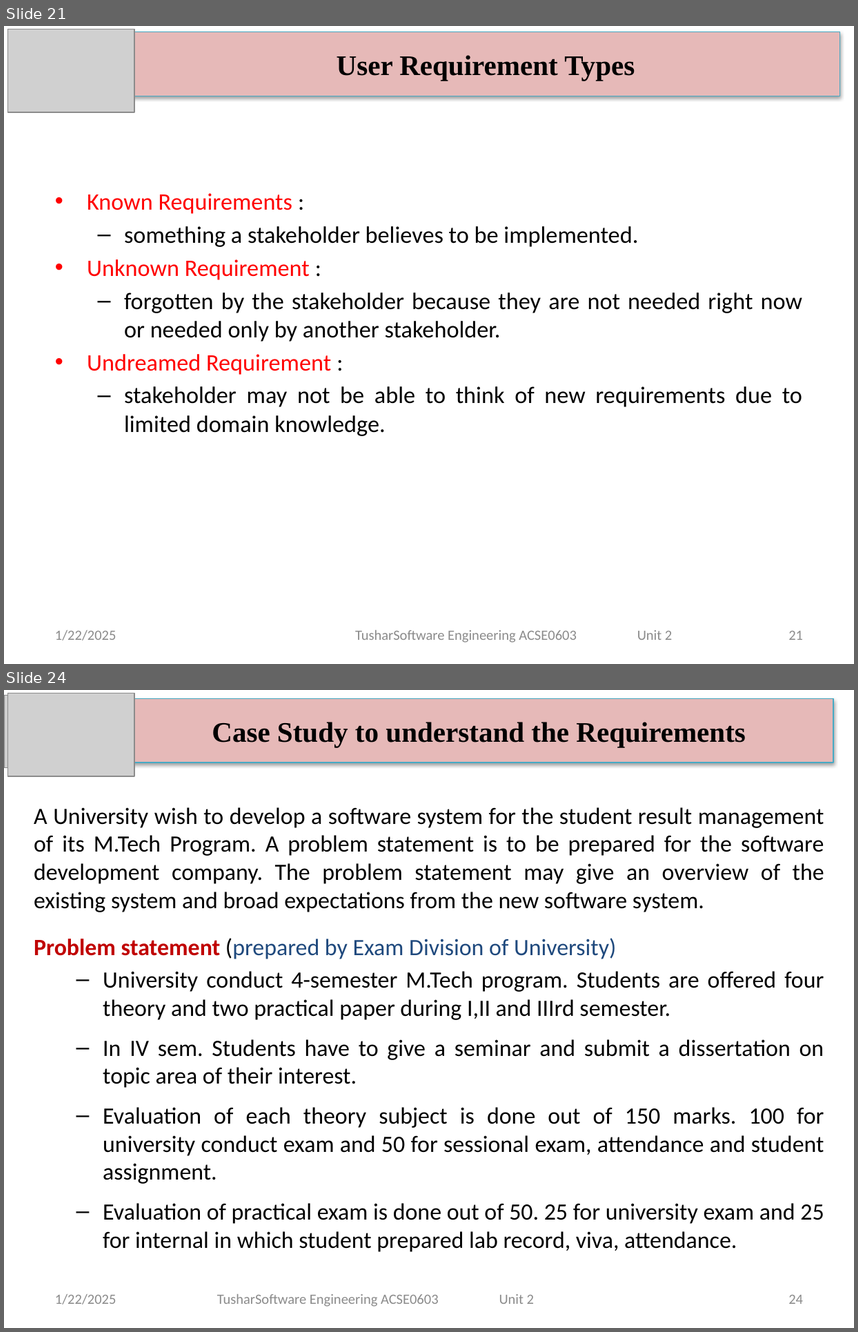
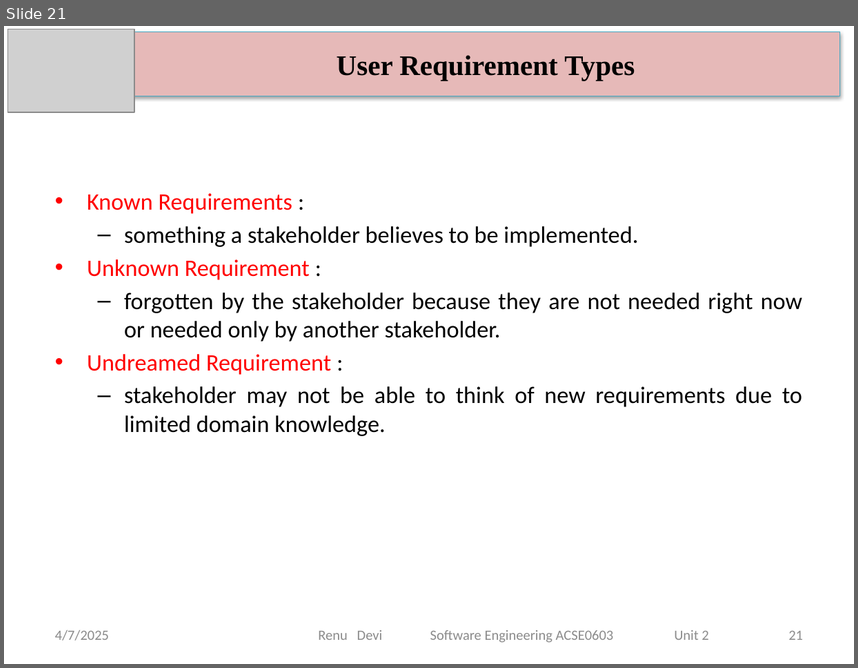
Before and after one commit to DevGoyalG/NIET-Study-Material, a slide deck: CSE (Artificial Intelligence and Machine Learning)/Third Year/Sixth Semester/PPTs/Software Engineering/SE - Unit 2.pptx. Shown one above the other, each under a label of ours: slides 21 and 24 before the commit, slide 21 after it; the slides between them are not shown. The pictures are 858x1332 and 858x668 pixels, drawn with LibreOffice and Linux fonts; fonts in the diff are those of the drawing; grey boxes stand for pictures. Boxes give left, top, right and bottom in pixels: in the first picture for what was removed or moved away, otherwise in the second. Text is boxed around its words. In the diff, an @@ line names an element or a change of style, - is before the commit and + after.

```diff
--- a/CSE (Artificial Intelligence and Machine Learning)/Third Year/Sixth Semester/PPTs/Software Engineering/SE - Unit 2.pptx
+++ b/CSE (Artificial Intelligence and Machine Learning)/Third Year/Sixth Semester/PPTs/Software Engineering/SE - Unit 2.pptx
@@ slide 24 removed at bbox=[4, 690, 854, 1328], background #FFFFFF @@
@@ picture removed at bbox=[4, 695, 128, 767] @@
@@ picture removed at bbox=[8, 693, 135, 777] @@
@@ rectangle removed at bbox=[125, 698, 833, 762] @@
-Case Study to understand the Requirements
@@ text removed at bbox=[34, 807, 824, 1252] @@
-A University wish to develop a software system for the student result management of its M.Tech Program. A problem statement is to be prepared for the software development company. The problem statement may give an overview of the existing system and broad expectations from the new software system.
-Problem statement (prepared by Exam Division of University)
-  – University conduct 4-semester M.Tech program. Students are offered four theory and two practical paper during I,II and IIIrd semester.
-  – In IV sem. Students have to give a seminar and submit a dissertation on topic area of their interest.
-  – Evaluation of each theory subject is done out of 150 marks. 100 for university conduct exam and 50 for sessional exam, attendance and student assignment.
-  – Evaluation of practical exam is done out of 50. 25 for university exam and 25 for internal in which student prepared lab record, viva, attendance.
@@ text removed at bbox=[55, 1294, 116, 1304] @@
-1/22/2025
@@ text removed at bbox=[217, 1294, 534, 1306] @@
-TusharSoftware Engineering ACSE0603 Unit 2
@@ page number removed at bbox=[789, 1294, 803, 1303] @@
-24
@@ slide 21 changed as well @@
@@ text at bbox=[55, 630, 109, 640]: text changed @@
-1/22/2025
+4/7/2025
@@ text at bbox=[318, 630, 708, 642]: text changed @@
-TusharSoftware Engineering ACSE0603 Unit 2
+Renu Devi Software Engineering ACSE0603 Unit 2
```
Also in this commit, not shown: 128 other slides changed, 3 slides added, 3 other slides removed, 4 other files.
